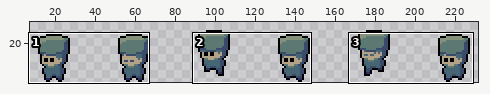
A sprite sheet gets an edit: assets/sprites/player/soldier/soldier.png. Above: a wide view before the commit, with the close-up outlined.
Close-up. The starting point:
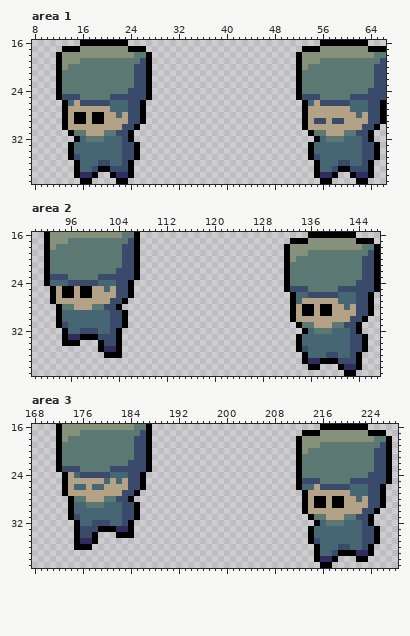
The file is 240x40 pixels. Shown: area 1: x 8..66, y 16..39; area 2: x 90..147, y 16..39; area 3: x 168..228, y 16..39. The wide view leaves out empty margins.
Once edited:
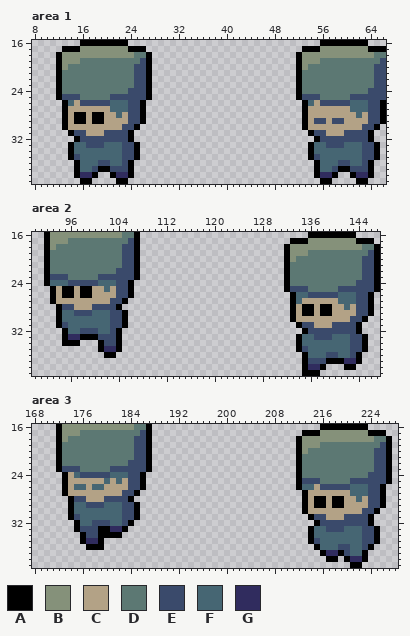
Palette (. is transparent): A #000000  B #85917a  C #b3a286  D #5c7873  E #3a4a6b  F #466673  G #302c5e
What changed:
--- area 1
@@ x 8..66 @@
 30 .....ACCCCCCCCCEEA...........................ACCCCCCCCCEEA.
-31 ......ADDCCCDDEEA.............................ADDCCCDDEEA..
-32 .......AFDDDFFFEA..............................AFDDDFFFEA..
-33 ......AFFFFFFFFEEA............................AFFFFFFFFEEA.
+31 ......AEECCCEEEEA.............................AEECCCEEEEA..
+32 .......AEEEEEEEEA..............................AEEEEEEEEA..
+33 ......AFFEEEFFFEEA............................AFFEEEFFFEEA.
 34 ......AFFFFFFFFEEA............................AFFFFFFFFEEA.
--- area 2
@@ x 90..147 @@
 27 ...ACCCCCCCCCEEA...........................AFCCCCCCFFFEEA.
-28 ....ADDCCCDDEEA............................ACAACAACCFCEEA.
-29 ....AFFFFFFFFEEA...........................ACAACAACCCCEEA.
+28 ....AEECCCEEEEA............................ACAACAACCFCEEA.
+29 ....AFFEEEFFFEEA...........................ACAACAACCCCEEA.
 30 ....AFFFFFFFFEEA...........................ACCCCCCCCCEEA..
-31 ....AEFFFFFFFEEA............................ADDCCCDDEEA...
-32 .....AFFEEEFFEA..............................AFDDDFFFEA...
-33 .....AGGAAAEEEA.............................AFFFFFFFFEEA..
+31 ....AEFFFFFFFEEA............................AEECCCEEEEA...
+32 .....AFFEEEFFEA..............................AEEEEEEEEA...
+33 .....AGGAAAEEEA.............................AFFEEEFFFEEA..
 34 .....AAA...AEEA.............................AFFFFFFFFEEA..
 35 ...........AGGA.............................AEFFFFFFFEEA..
-36 ............AAA..............................AFFFEEFFEA...
-37 .............................................AGGAAAEEEA...
-38 ..............................................AA...AGGA...
-39 ....................................................AA....
+36 ............AA...............................AFFFEEFFEA...
+37 .............................................AEEEAAAGGA...
+38 .............................................AGGA...AA....
+39 .............................................AAA..........
--- area 3
@@ x 168..228 @@
 27 .....ACCCCCCCCCEEA...........................ACCCCCCCFFFEEA..
-28 ......ADDCCCDDEEA............................ACAACAACCFCEEA..
-29 ......AFFDDDFFFEEA...........................ACAACAACCCCEEA..
+28 ......AEECCCEEEEA............................ACAACAACCFCEEA..
+29 ......AFFEEEFFFEEA...........................ACAACAACCCCEEA..
 30 ......AFFFFFFFFEEA...........................ACCCCCCCCCEEA...
-31 ......AEFFFFFFFEEA............................ADDCCCDDEEA....
-32 .......AFFEEEFFEA..............................AFDDDFFFEA....
-33 .......AEEEAAAGGA.............................AFFFFFFFFEEA...
-34 .......AEEA...AAA.............................AFFFFFFFFEEA...
-35 .......AGGA...................................AEFFFFFFFEEA...
-36 .......AAA.....................................AFFFEEFFEA....
-37 ...............................................AFFEAAAGGA....
-38 ...............................................AGGA...AA.....
-39 ................................................AA...........
+31 ......AEFFFFFFFEEA............................AEECCCEEEEA....
+32 .......AFFEEEFFEA..............................AEEEEEEEEA....
+33 .......AEEEAAGGA..............................AFFEEEFFFEEA...
+34 ........AEEAAAA...............................AFFFFFFFFEEA...
+35 ........AGGA..................................AEFFFFFFFEEA...
+36 .........AAA...................................AFFFEEFFEA....
+37 ................................................AGGAEFFA.....
+38 .................................................AA.AGGA.....
+39 .....................................................AA......
